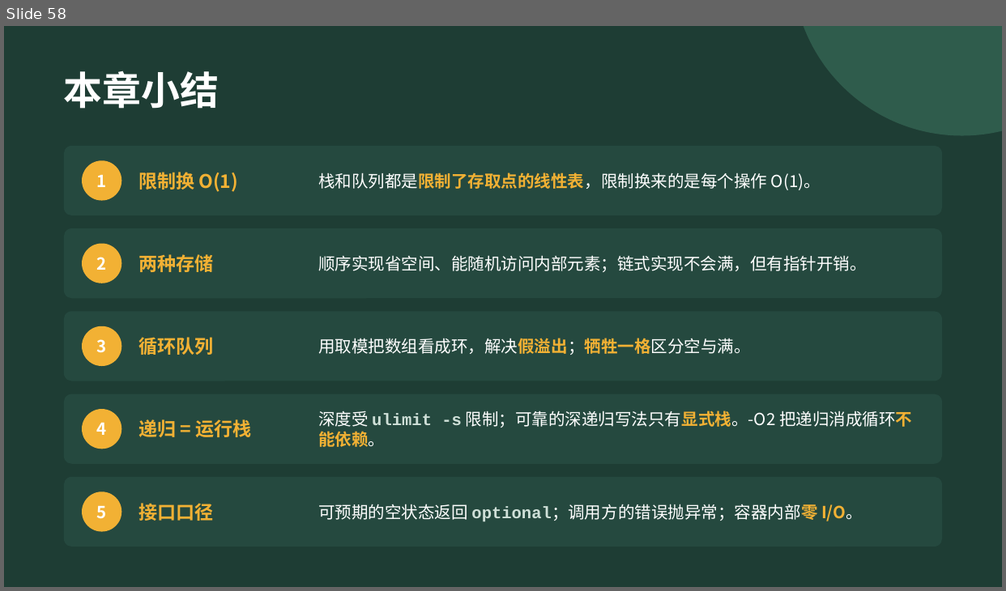
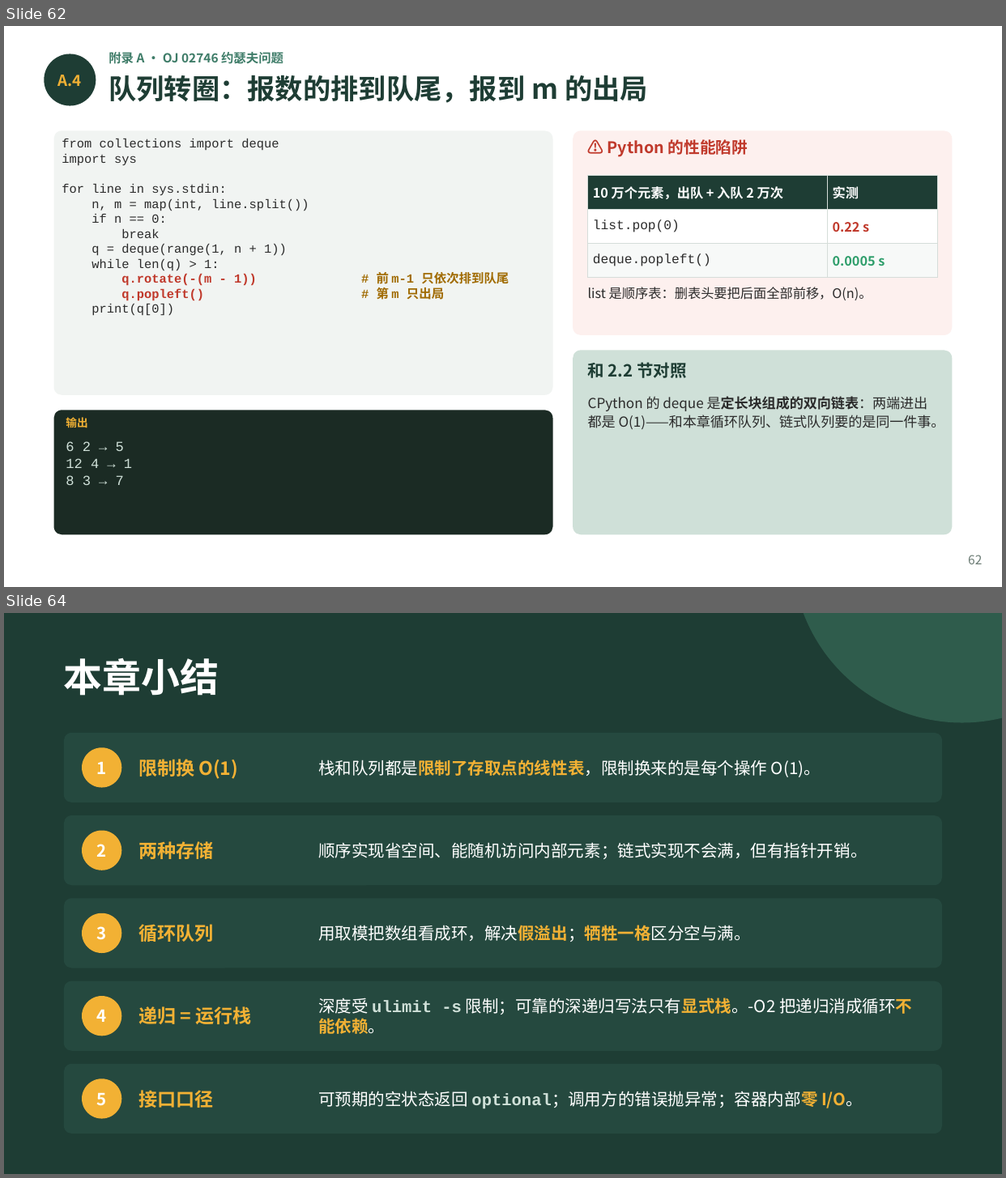
Before and after one commit to GMyhf/2026fall-cs201, a slide deck: courseware/202609_DSA_03_Stack_Queue.pptx. Shown one above the other, each under a label of ours: slide 58 before the commit, slides 62 and 64 after it; the slides between them are not shown. The pictures are 1006x591 and 1006x1178 pixels, drawn with LibreOffice and Linux fonts; fonts in the diff are those of the drawing. Boxes give left, top, right and bottom in pixels: in the first picture for what was removed or moved away, otherwise in the second. Text is boxed around its words. In the diff, an @@ line names an element or a change of style, - is before the commit and + after.

```diff
--- a/courseware/202609_DSA_03_Stack_Queue.pptx
+++ b/courseware/202609_DSA_03_Stack_Queue.pptx
@@ slide 62 added at [4,26,1002,587], background #FFFFFF @@
@@ ellipse added at [44,54,96,106], fill #1E3D34 @@
@@ text added at [108,52,283,64], 9 pt, text #3E7C68, bold @@
+附录 A · OJ 02746 约瑟夫问题
@@ text added at [58,75,82,86], 11 pt, text #F2B134, bold @@
+A.4
@@ text added at [108,75,648,103], 20 pt, text #1E3D34, bold @@
+队列转圈：报数的排到队尾，报到 m 的出局
@@ rounded rectangle added at [54,130,553,395], fill #F1F4F2 @@
@@ text added at [62,139,509,301], 9 pt, text #2B2B2B @@
+from collections import deque
+import sys
+for line in sys.stdin:
+n, m = map(int, line.split())
+if n == 0:
+break
+q = deque(range(1, n + 1))
+while len(q) > 1:
+q.rotate(-(m - 1)) # 前 m-1 只依次排到队尾
+q.popleft() # 第 m 只出局
+print(q[0])
@@ rounded rectangle added at [573,130,952,335], fill #FDF0EE @@
@@ text added at [607,139,748,157], 11.5 pt, text #C0392B, bold @@
+⚠ Python 的性能陷阱
@@ table added at [588,176,937,275], 3 rows, 2 columns @@
+10 万个元素，出队 + 入队 2 万次 | 实测
+list.pop(0) | 0.22 s
+deque.popleft() | 0.0005 s
@@ text added at [588,287,872,301], 9.5 pt, text #2B2B2B @@
+list 是顺序表：删表头要把后面全部前移，O(n)。
@@ rounded rectangle added at [573,350,952,535], fill #CFE0D8 @@
@@ text added at [588,362,687,378], 12 pt, text #1E3D34, bold @@
+和 2.2 节对照
@@ rounded rectangle added at [54,410,553,535], fill #1B2B24 @@
@@ text added at [588,396,945,429], 10 pt, text #2B2B2B @@
+CPython 的 deque 是定长块组成的双向链表：两端进出都是 O(1)——和本章循环队列、链式队列要的是同一件事。
@@ text added at [66,417,87,428], 8 pt, text #F2B134, bold @@
+输出
@@ text added at [66,442,132,485], 10 pt, text #CFE0D8 @@
+6 2 → 5
+12 4 → 1
+8 3 → 7
@@ text added at [968,555,982,565], 9 pt, text #6B7B74 @@
+62
@@ what was slide 58 is now slide 64 @@
```
Also in this commit, not shown: 2 slides changed, 5 other slides added, 2 other files.
